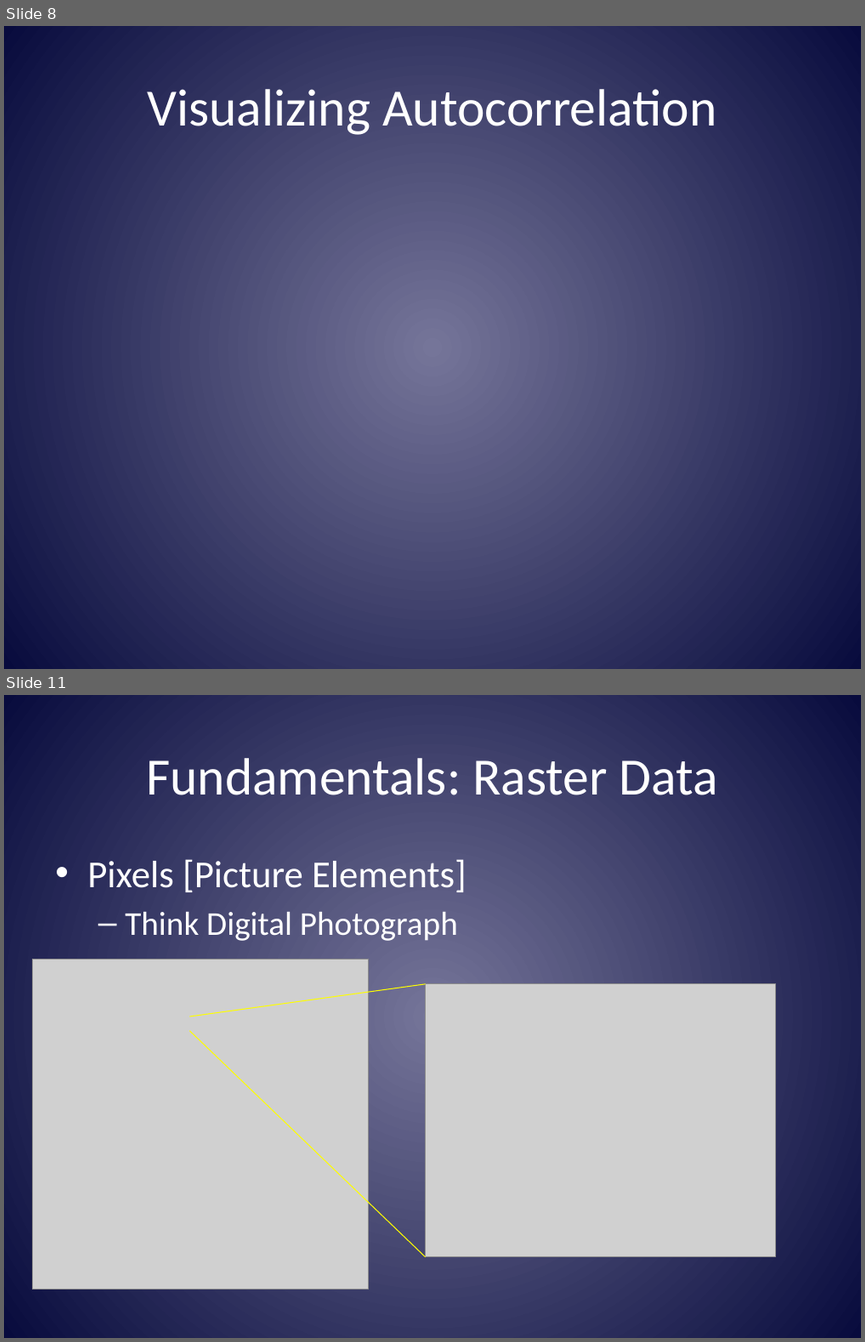
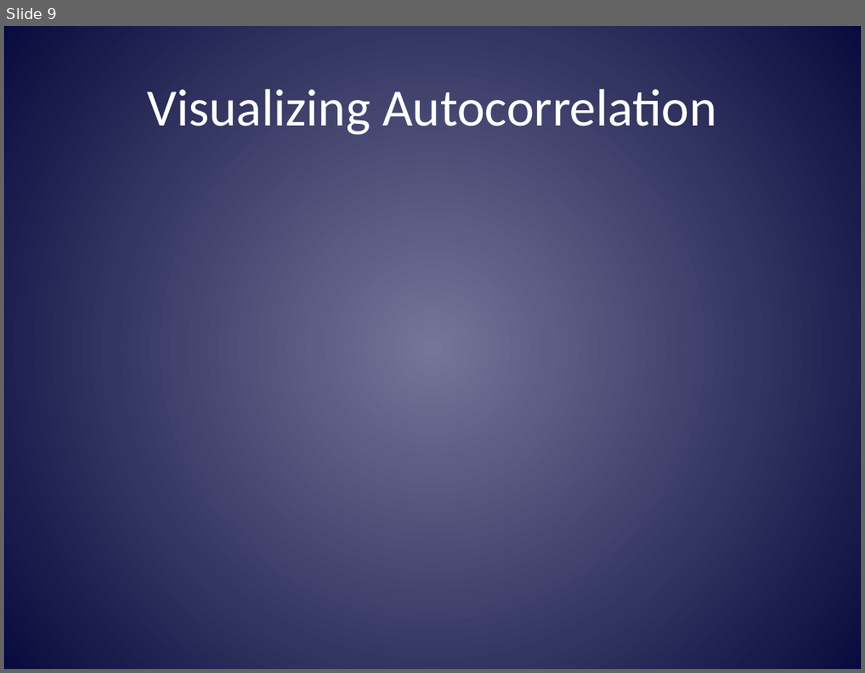
Before and after one commit to mltConsEcol/TU_LandscapeAnalysis_Documents, a slide deck: Lectures/LandscapeAnalysis_Week2.pptx. Shown one above the other, each under a label of ours: slides 8 and 11 before the commit, slide 9 after it; the slides between them are not shown. The pictures are 865x1342 and 865x673 pixels, drawn with LibreOffice and Linux fonts; fonts in the diff are those of the drawing; grey boxes stand for pictures. Boxes give left, top, right and bottom in pixels: in the first picture for what was removed or moved away, otherwise in the second. Text is boxed around its words. In the diff, an @@ line names an element or a change of style, - is before the commit and + after.

```diff
--- a/Lectures/LandscapeAnalysis_Week2.pptx
+++ b/Lectures/LandscapeAnalysis_Week2.pptx
@@ slide 11 removed at box(4, 695, 861, 1338), background gradient #74769A to #080C3E @@
@@ title removed at box(146, 758, 718, 795) @@
-Fundamentals: Raster Data
@@ text removed at box(87, 859, 466, 941) @@
-• Pixels [Picture Elements]
-  – Think Digital Photograph
@@ picture removed at box(32, 959, 368, 1289) @@
@@ line removed from (190, 1016) to (426, 984) @@
@@ picture removed at box(426, 984, 775, 1256) @@
@@ line removed from (190, 1031) to (426, 1257) @@
@@ what was slide 8 is now slide 9 @@
```
Also in this commit, not shown: 3 slides changed, 2 slides added, 14 other slides removed.
